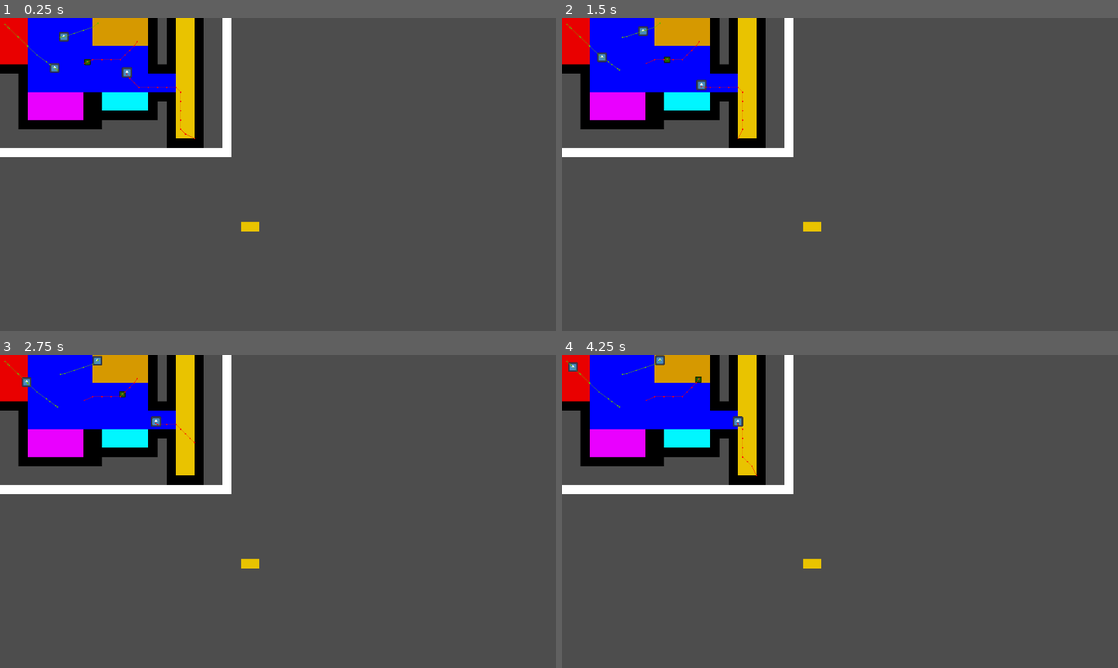
Above: before the commit, frames 1-4 (two rows, left to right).
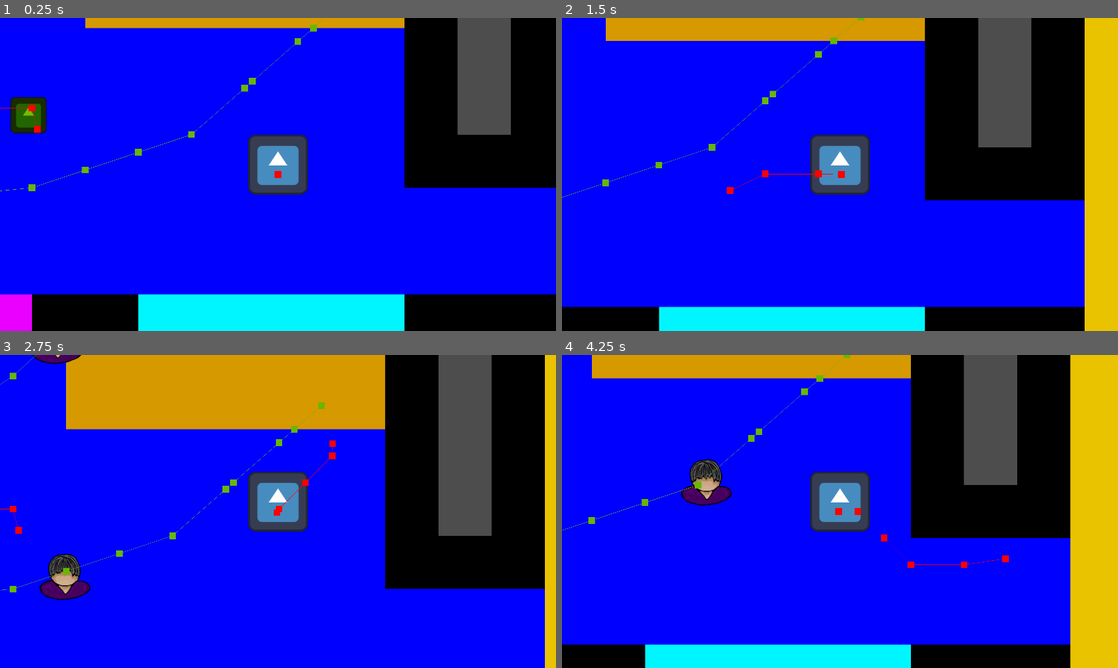
Above: after the commit, the same moments.

Repository: mntjams/game-jam-25-2
Game: Godot game, scene res://scenes/game.tscn
The game is run twice, just before and just after one commit, with the same random seed, the same clock (stepped at 60 frames per second) and the same inputs. The engine's default icon, where the game draws it, is replaced by a stand-in: a white triangle on a blue panel in a dark square.
Inputs (mouse positions are in pixels of both pictures, inside the frame that each line leads up to):
- Up to frame 1 (0.25 s): no input
- Up to frame 2 (1.5 s): move the mouse to (962, 158) at 0.52 s; move the mouse to (728, 190) at 1.27 s
- Up to frame 3 (2.75 s): move the mouse to (333, 442) at 2.02 s
- Up to frame 4 (4.25 s): move the mouse to (812, 574) at 2.77 s; move the mouse to (1006, 558) at 3.52 s

The runs differ from the first frame. In frame 1, 91% of the frame differs, in the area x 0-100%, y 0-100%; in frame 2, 91%; in frame 3, 91%; in frame 4, 91%.

Commit message:
Add men with random costumes

Diff:
--- /dev/null
+++ b/man.gd
@@ -0,0 +1,47 @@
+extends Npc
+class_name ManNpc
+
+# Folder containing all costume sprites
+const COSTUME_DIR := "res://assets/npc/man/"
+
+@onready var sprite: Sprite2D = $Sprite2D
+
+func _ready() -> void:
+	super._ready()
+	_assign_random_costume()
+
+
+func _assign_random_costume() -> void:
+	var dir := DirAccess.open(COSTUME_DIR)
+	if dir == null:
+		push_error("Cannot open man costume directory: " + COSTUME_DIR)
+		return
+
+	var files: Array[String] = []
+	dir.list_dir_begin()
+
+	while true:
+		var file := dir.get_next()
+		if file == "":
+			break
+
+		# Skip directories
+		if dir.current_is_dir():
+			continue
+
+		# Only PNG files
+		if file.ends_with(".png"):
+			files.append(file)
+
+	dir.list_dir_end()
+
+	if files.is_empty():
+		push_error("No costume PNGs found in: " + COSTUME_DIR)
+		return
+
+	# Choose one at random
+	var random_file := files[randi() % files.size()]
+	var texture := load(COSTUME_DIR + random_file)
+
+	# Assign to sprite
+	sprite.texture = texture
--- /dev/null
+++ b/man.tscn
@@ -0,0 +1,11 @@
+[gd_scene load_steps=4 format=3 uid="uid://rdrjhnbh11s1"]
+
+[ext_resource type="PackedScene" uid="uid://b7hqtl0b4q6uw" path="res://scenes/npc.tscn" id="1_pfr4v"]
+[ext_resource type="Script" uid="uid://dxnstthh3f1ww" path="res://man.gd" id="2_rb5kw"]
+[ext_resource type="Texture2D" uid="uid://4i7ax00csner" path="res://assets/npc/man/man_black_blue.png" id="3_rb5kw"]
+
+[node name="Man" instance=ExtResource("1_pfr4v")]
+script = ExtResource("2_rb5kw")
+
+[node name="Sprite2D" parent="." index="2"]
+texture = ExtResource("3_rb5kw")
--- a/scenes/game.tscn
+++ b/scenes/game.tscn
@@ -7,8 +7,8 @@
 [ext_resource type="Script" uid="uid://dj3d00f3pw5e8" path="res://scripts/room_manager.gd" id="5_0tnpc"]
 [ext_resource type="Script" uid="uid://wlsyrkid1xtg" path="res://scripts/room.gd" id="6_gee14"]
 [ext_resource type="Script" uid="uid://ccjf5kr435dt3" path="res://scripts/slot.gd" id="7_0tnpc"]
-[ext_resource type="PackedScene" uid="uid://b7hqtl0b4q6uw" path="res://scenes/npc.tscn" id="8_gee14"]
 [ext_resource type="PackedScene" uid="uid://qoe1t1c24c7u" path="res://scenes/woman.tscn" id="9_0tnpc"]
+[ext_resource type="PackedScene" uid="uid://rdrjhnbh11s1" path="res://man.tscn" id="9_vtaks"]
 
 [sub_resource type="NavigationPolygon" id="NavigationPolygon_yqjtg"]
 vertices = PackedVector2Array(16, 16, -16, 16, -16, -16, 16, -16)
@@ -174,7 +174,8 @@
 
 [sub_resource type="TileSet" id="TileSet_feb5d"]
 tile_size = Vector2i(32, 32)
-physics_layer_0/collision_layer = 1
+physics_layer_0/collision_layer = 2
+physics_layer_0/collision_mask = 2
 navigation_layer_0/layers = 1
 sources/1 = SubResource("TileSetAtlasSource_e2o6t")
 
@@ -190,6 +191,8 @@
 
 [node name="Player" type="CharacterBody2D" parent="."]
 position = Vector2(436, 184)
+collision_layer = 3
+collision_mask = 3
 script = ExtResource("2_lnu2h")
 
 [node name="Sprite2D" type="Sprite2D" parent="Player"]
@@ -208,6 +211,9 @@
 debug_use_custom = true
 debug_path_custom_color = Color(1, 0, 0, 1)
 
+[node name="Camera2D" type="Camera2D" parent="Player"]
+zoom = Vector2(5.74, 5.74)
+
 [node name="RoomManager" type="Node2D" parent="."]
 script = ExtResource("5_0tnpc")
 
@@ -265,11 +271,11 @@
 
 [node name="NPCs" type="Node2D" parent="."]
 
-[node name="Npc" parent="NPCs" instance=ExtResource("8_gee14")]
-position = Vector2(198.0246, 179.13342)
-
-[node name="Npc2" parent="NPCs" instance=ExtResource("8_gee14")]
-position = Vector2(209.02933, 66.53067)
-
 [node name="Woman" parent="NPCs" instance=ExtResource("9_0tnpc")]
 position = Vector2(291.29083, 156.83296)
+
+[node name="Man" parent="NPCs" instance=ExtResource("9_vtaks")]
+position = Vector2(204.45457, 119.63634)
+
+[node name="Man2" parent="NPCs" instance=ExtResource("9_vtaks")]
+position = Vector2(184.9091, 201.90906)
Not shown, added: assets/img/dancefloor_blue.png.import
Not shown, added: assets/img/dancefloor_green.png.import
Not shown, added: assets/img/dancefloor_pink.png.import
Not shown, added: assets/img/dancefloor_violet.png.import
Not shown, added: assets/img/dancefloor_yellow.png.import
Not shown, added: assets/img/floor_basic.png.import
Not shown, added: assets/img/floor_cigarette.png.import
Not shown, added: assets/img/floor_condom.png.import
Not shown, added: assets/img/floor_dirty.png.import
Not shown, added: assets/img/houba.png.import
Not shown, added: assets/img/wc_tile_basic.png.import
Not shown, added: assets/img/wc_tile_lipstick.png.import
(and 28 more such lines)
